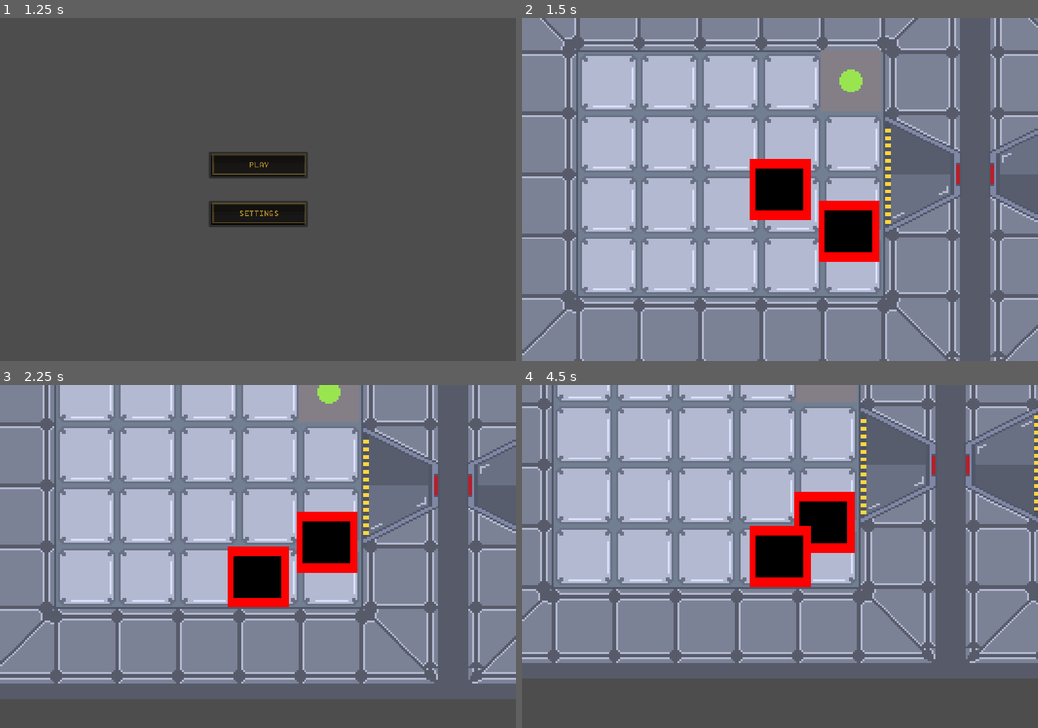
Above: before the commit, frames 1-4 (two rows, left to right).
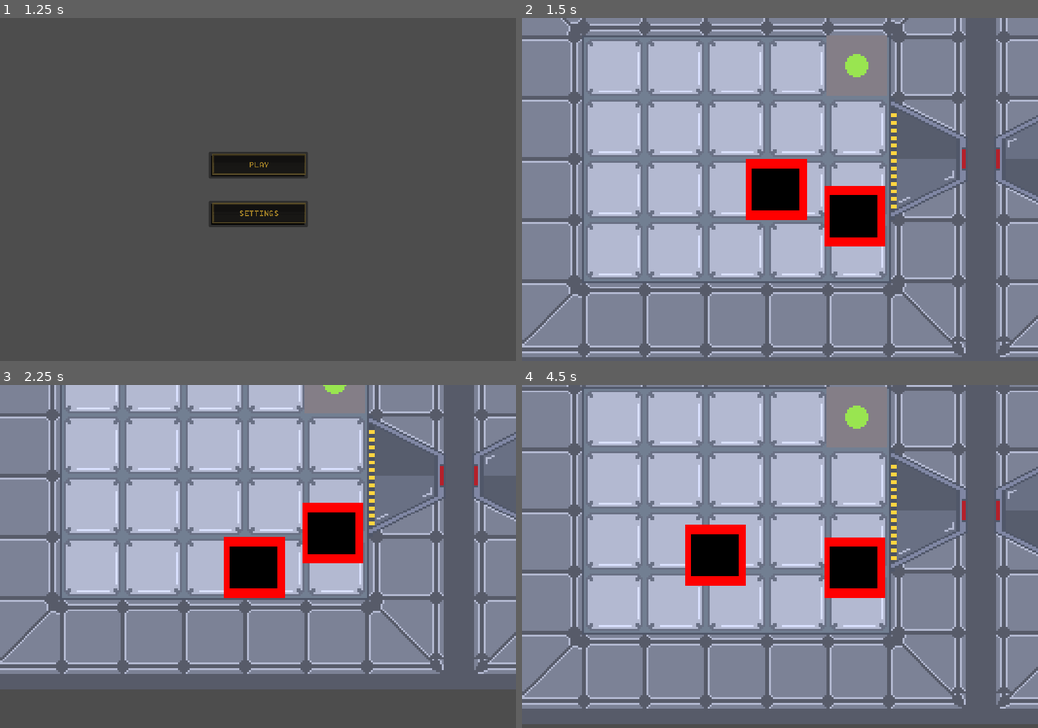
Above: after the commit, the same moments.

Repository: Pi-pol/Tachyon-race
Game: Godot game, scene res://Scenes/title.tscn
Two runs of this game, one before a commit and one after it. Both use one fixed random seed, a clock stepped at 60 frames per second and the inputs below.
Inputs (mouse positions are in pixels of both pictures, inside the frame that each line leads up to):
- Up to frame 1 (1.25 s): tap Enter at 0.5 s; move the mouse to (371, 172) at 0.52 s; hold Right (ui_right) from 0.53 s (still down); click (371, 172) at 0.67 s
- Up to frame 2 (1.5 s): release Right (ui_right) at 1.25 s; click (780, 165) at 1.25 s
- Up to frame 3 (2.25 s): tap Space at 2 s; move the mouse to (154, 573) at 2.02 s; hold Down (ui_down) from 2.03 s (still down)
- Up to frame 4 (4.5 s): tap Enter at 2.75 s; move the mouse to (831, 481) at 2.77 s; release Down (ui_down) at 2.78 s; hold Right (ui_right) 2.78-3.53 s; move the mouse to (754, 625) at 3.52 s; hold Up (ui_up) 3.53-4.28 s; click (754, 625) at 3.67 s; move the mouse to (934, 607) at 4.27 s; hold Left (ui_left) from 4.28 s (still down)

Frame 1 is identical in both runs. In frame 2, 43% of the frame differs, in the area x 0-100%, y 0-100%; in frame 3, 38%; in frame 4, 68%, in the area x 0-100%, y 0-99%.

Commit message:
Added working doors

Diff:
--- a/Scenes/1stlevel.tscn
+++ b/Scenes/1stlevel.tscn
@@ -8,6 +8,7 @@
 [ext_resource type="PackedScene" path="res://Scenes/button_game.tscn" id="6_4hc3a"]
 [ext_resource type="PackedScene" uid="uid://deoer7bynwll4" path="res://Scenes/base_tilemap.tscn" id="7_fkt6h"]
 [ext_resource type="PackedScene" uid="uid://bea2qh6ew34b6" path="res://Scenes/doors_tilemap.tscn" id="8_k6orn"]
+[ext_resource type="Script" path="res://Scripts/door_script.gd" id="9_qrhr4"]
 
 [sub_resource type="Shader" id="Shader_xmui1"]
 code = "shader_type canvas_item;
@@ -36,7 +37,7 @@
 size = Vector2(32, 16)
 
 [sub_resource type="RectangleShape2D" id="RectangleShape2D_84ht8"]
-size = Vector2(32.5, 36)
+size = Vector2(32, 32)
 
 [node name="1Stlevel" type="Node2D"]
 y_sort_enabled = true
@@ -68,7 +69,7 @@
 texture = ExtResource("2_40tig")
 
 [node name="Player" parent="." instance=ExtResource("1_y7u1b")]
-position = Vector2(138, 104)
+position = Vector2(133, 112)
 
 [node name="Camera2D" type="Camera2D" parent="Player"]
 zoom = Vector2(4, 4)
@@ -83,7 +84,6 @@
 [node name="action_emmiter" parent="Player" instance=ExtResource("2_pu3r0")]
 
 [node name="CollisionShape2D" parent="Player/action_emmiter" index="0"]
-position = Vector2(0, 8)
 rotation = 1.5708
 shape = SubResource("RectangleShape2D_84ht8")
 
@@ -94,6 +94,10 @@
 layer_0/tile_data = PackedInt32Array(65537, 0, 0, 65538, 0, 0, 65539, 0, 0, 65540, 0, 0, 65541, 0, 0, 131077, 0, 0, 131 …(2175 unchanged characters)…
 
 [node name="DoorsTilemap" parent="." instance=ExtResource("8_k6orn")]
-layer_0/tile_data = PackedInt32Array(131078, 0, 0, 196614, 0, 1, 131079, 65536, 0, 196615, 65536, 1, 131080, 131072, 0, 196616, 131072, 1)
+layer_0/z_index = 14905
+layer_0/tile_data = PackedInt32Array(196614, 0, 1, 131079, 65536, 0, 196615, 65536, 1, 131080, 131072, 0, 196616, 131072, 1, 131078, 0, 0)
+script = ExtResource("9_qrhr4")
+
+[connection signal="door_button_pressed" from="ButtonGame" to="DoorsTilemap" method="_on_button_game_door_button_pressed"]
 
 [editable path="Player/action_emmiter"]
--- a/Scripts/ButtonGame.gd
+++ b/Scripts/ButtonGame.gd
@@ -1,5 +1,7 @@
 extends Node2D
 
+signal door_button_pressed
 
 func _on_action_fild_area_entered(area):
-	queue_free() # Replace with function body.
+	door_button_pressed.emit()
+	queue_free()
--- /dev/null
+++ b/Scripts/door_script.gd
@@ -0,0 +1,22 @@
+extends TileMap
+
+
+
+# Called when the node enters the scene tree for the first time.
+func _ready():
+	pass # Replace with function body.
+
+
+# Called every frame. 'delta' is the elapsed time since the previous frame.
+func _process(delta):
+		pass
+
+
+func _on_button_game_door_button_pressed():
+	print("Pressed")
+	set_cell(0, Vector2(6, 2), 0, Vector2(0, 2))
+	set_cell(0, Vector2(6, 3), 0, Vector2(0, 3))
+	set_cell(0, Vector2(7, 2), 0, Vector2(1, 2))
+	set_cell(0, Vector2(7, 3), 0, Vector2(1, 3))
+	set_cell(0, Vector2(8, 2), 0, Vector2(2, 2))
+	set_cell(0, Vector2(8, 3), 0, Vector2(2, 3))
Not shown: 1 places in Scenes/1stlevel.tscn that only renumber resources
